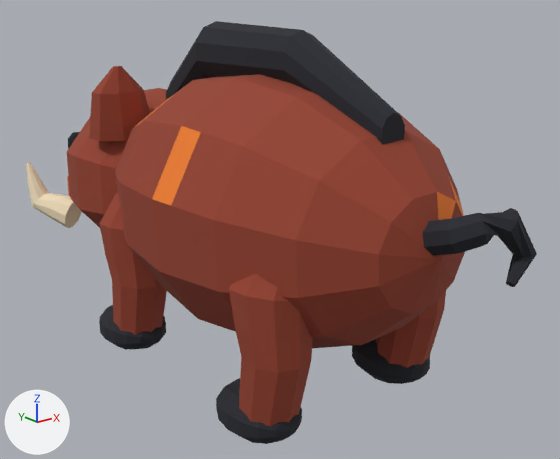
Renders of the glTF model public/models/ember/CinderBoar.gltf from each side of a commit.
The view is the same before and after, from a camera (50 mm lens) standing at (-5.82, -7.82, 5.14) and looking at (0.39, -0.05, 2.04). Arrows for +X, +Y and +Z are at lower left; the lights stay in place. The picture after the commit comes second. Vertices at exactly the same position are counted once.

Script lines for the objects in view, before the commit:
```python
me_cinderboarskin = bpy.data.meshes.new('CinderBoarSkin')
me_cinderboarskin.from_pydata(...)  # 1917 vertices, 3810 faces; spans x -1.73..1.73, y -3.75..4.62, z 0.22..4.72
me_cinderboarskin.materials.append(mat_embervertexcolors)
ob_animalskin = bpy.data.objects.new('AnimalSkin', me_cinderboarskin)
ob_animalskin.location = (0.0, 0.0, 0.0)
```
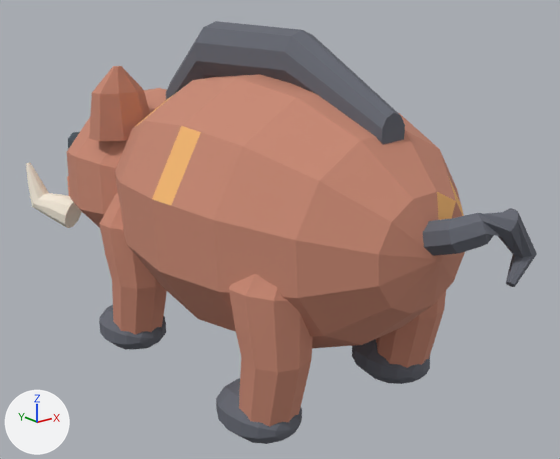
Location of each change, [x1, y1, x2, y2] in pixels of the pictures (560 x 459 px):
part 1 of me_cinderboarskin, recoloured (red to brown)
    both: [67, 66, 465, 427]
part 2 of me_cinderboarskin, recoloured
    both: [99, 21, 537, 444]
part 3 of me_cinderboarskin, recoloured
    both: [26, 92, 464, 228]
part 4 of me_cinderboarskin, recoloured
    both: [68, 132, 80, 149]

The change, as a diff of the scene's bpy script:
```diff
--- a/public/models/ember/CinderBoar.gltf.py
+++ b/public/models/ember/CinderBoar.gltf.py
@@ me_cinderboarskin @@
 me_cinderboarskin.from_pydata(...)  # 1917 vertices, 3810 faces; spans x -1.73..1.73, y -3.75..4.62, z 0.22..4.72
 # used by ob_animalskin; location = (0.0, 0.0, 0.0)
+# me_cinderboarskin part 1: 1398 faces centred in x -1.7..1.69, y -3.1..3.65, z 0.71..4.18 are repainted in the vertex colours; the middle colour goes from red #95402c to brown #c98973
+# me_cinderboarskin part 2: 1535 faces centred in x -1.51..1.51, y -3.74..4.62, z 0.25..4.69 are repainted in the vertex colours; the middle colour goes from black #21232b to grey #656872
+# me_cinderboarskin part 3: 621 faces centred in x -1.58..1.46, y -3.03..4.56, z 1.37..3.66 are repainted in the vertex colours; the middle colour goes from beige #f5e3c0 to pale yellow #fbf2e1
+# me_cinderboarskin part 4: 256 faces centred in x -1.06..1.06, y 3.15..3.37, z 2.71..3.03 are repainted in the vertex colours; the middle colour goes from black #12181e to greyish blue #4b5660
 me_cinderboarskin.materials.append(mat_embervertexcolors)
```
